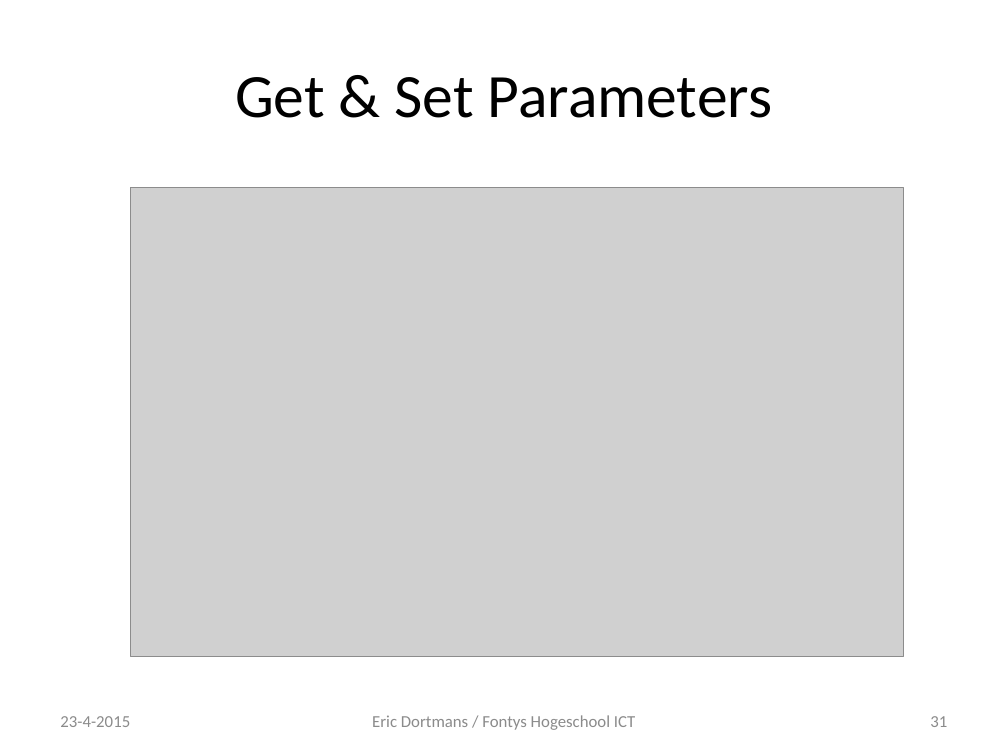
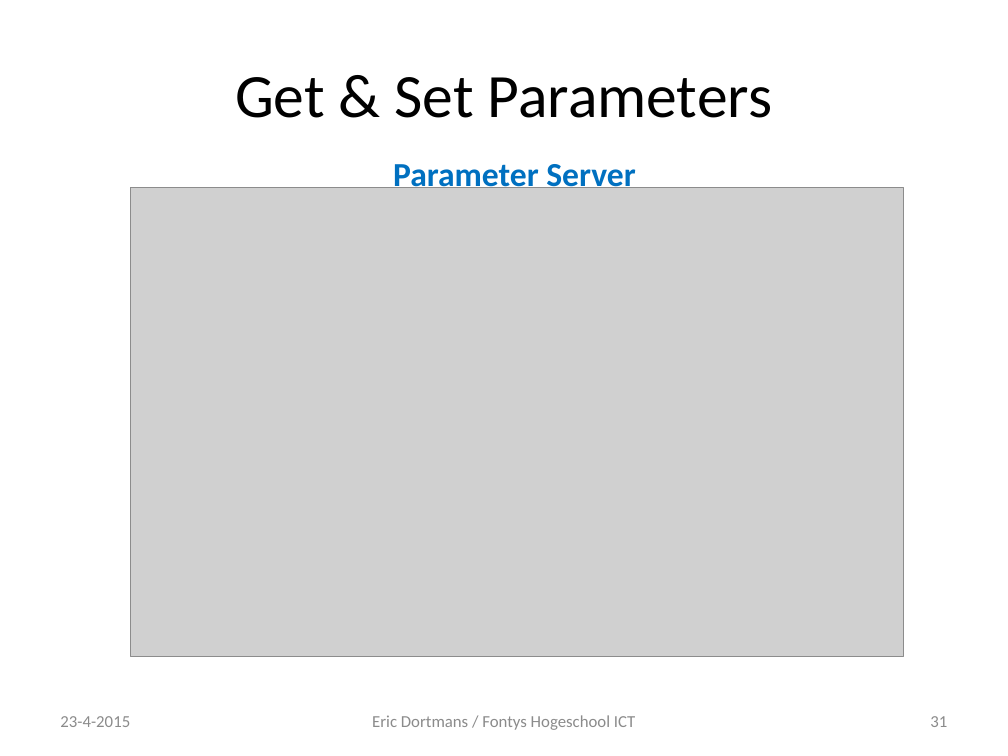
Before and after one commit to dortmans/ros_workshop, a slide deck: slide 31 of deel1.pptx. Drawn at 1008x756 pixels with LibreOffice and Linux fonts; fonts in the diff are those of the drawing; grey boxes stand for pictures. Boxes give left, top, right and bottom in pixels: in the first picture for what was removed or moved away, otherwise in the second. Text is boxed around its words. In the diff, an @@ line names an element or a change of style, - is before the commit and + after.

```diff
--- a/deel1.pptx
+++ b/deel1.pptx
@@ text added at [393,164,635,194], 24 pt, text #0070C0, bold @@
+Parameter Server
```
Also in this commit, not shown: 10 other slides changed, 1 slide added, 6 slides removed.
